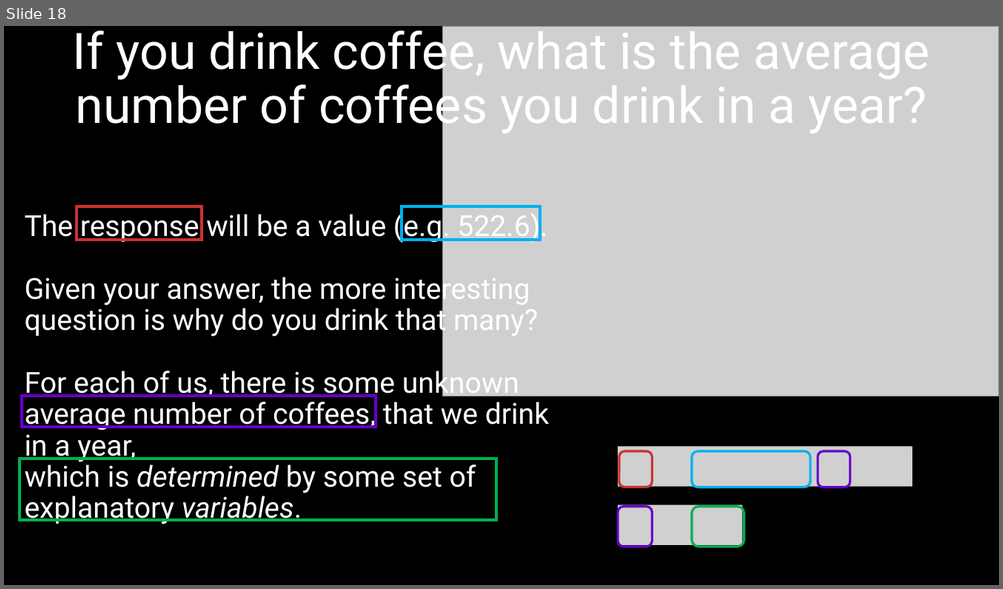
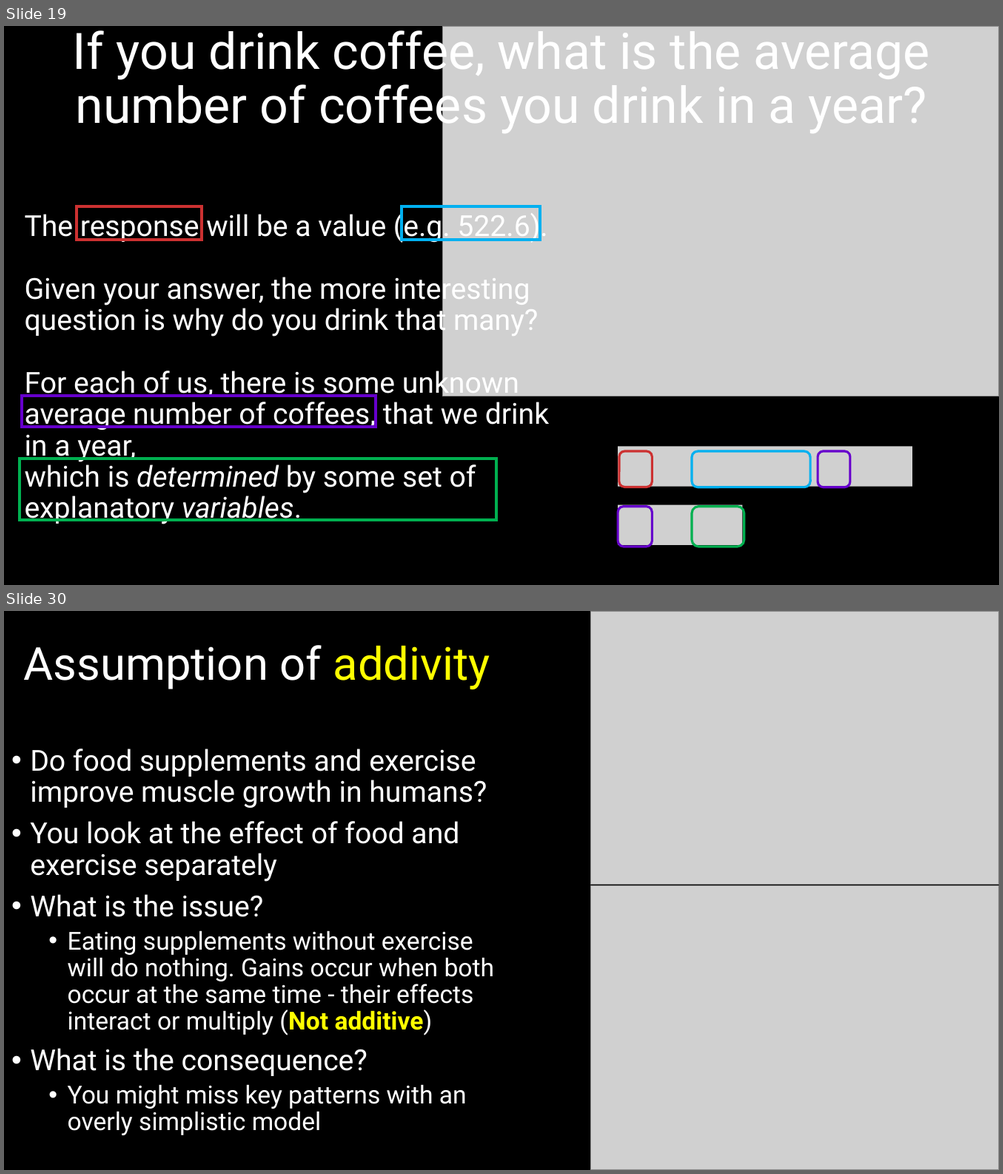
Before and after one commit to DeonRoos/stats-for-biologists, a slide deck: Lectures/BI3010 Lecture 1.5 Introduction to linear models.pptx. Shown one above the other, each under a label of ours: slide 18 before the commit, slides 19 and 30 after it; the slides between them are not shown. The pictures are 1003x589 and 1003x1174 pixels, drawn with LibreOffice and Linux fonts; fonts in the diff are those of the drawing; grey boxes stand for pictures. Boxes give left, top, right and bottom in pixels: in the first picture for what was removed or moved away, otherwise in the second. Text is boxed around its words. In the diff, an @@ line names an element or a change of style, - is before the commit and + after.

```diff
--- a/Lectures/BI3010 Lecture 1.5 Introduction to linear models.pptx
+++ b/Lectures/BI3010 Lecture 1.5 Introduction to linear models.pptx
@@ slide 30 added at box(4, 611, 999, 1170), background #000000 @@
@@ picture added at box(590, 611, 999, 885) @@
@@ title added at box(24, 645, 490, 689), 44 pt, text #FFFFFF @@
+Assumption of addivity
@@ text added at box(30, 749, 494, 1136), 24 pt, text #FFFFFF @@
+• Do food supplements and exercise improve muscle growth in humans?
+• You look at the effect of food and exercise separately
+• What is the issue?
+  • Eating supplements without exercise will do nothing. Gains occur when both occur at the same time - their effects interact or multiply (Not additive)
+• What is the consequence?
+  • You might miss key patterns with an overly simplistic model
@@ picture added at box(590, 886, 999, 1170) @@
@@ what was slide 18 is now slide 19 @@
```
Also in this commit, not shown: 3 slides changed, 16 other slides added, 3 slides removed, 16 other files.
